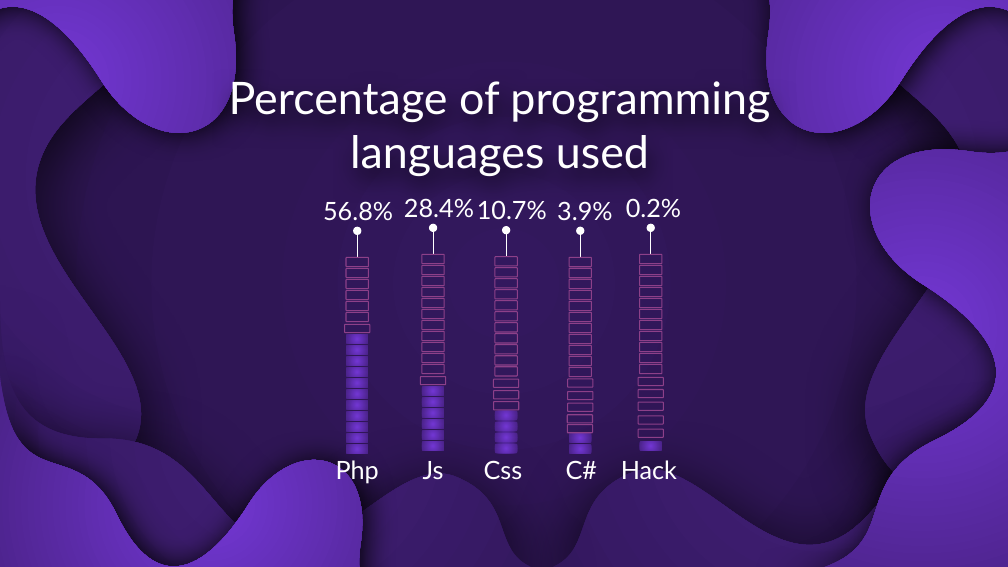
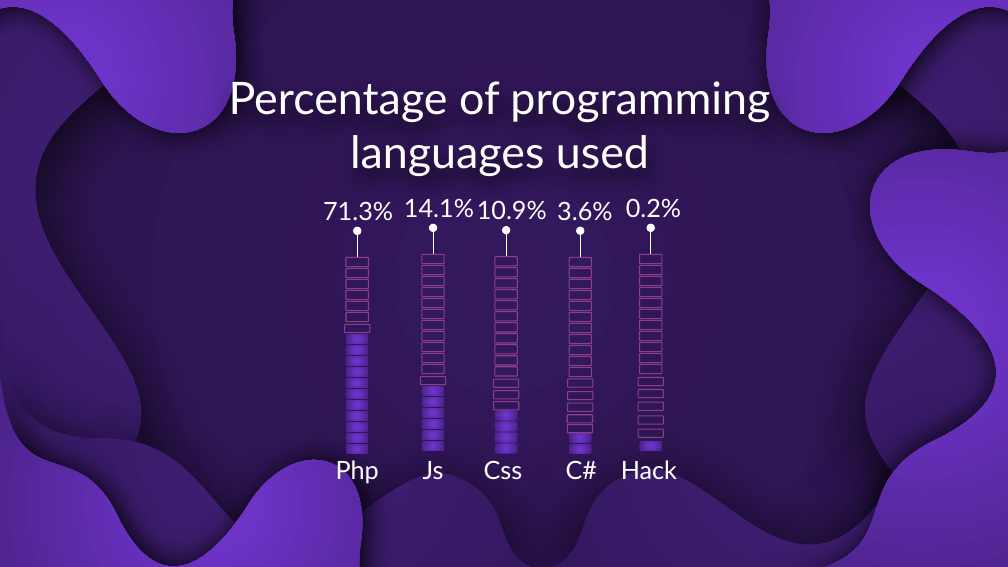
Before and after one commit to SzaboZoltan11/book-shop-website, a slide deck: slide 14 of BookShop_presentation.pptx. Drawn at 1008x567 pixels with LibreOffice and Linux fonts; fonts in the diff are those of the drawing. Boxes give left, top, right and bottom in pixels: in the first picture for what was removed or moved away, otherwise in the second. Text is boxed around its words. In the diff, an @@ line names an element or a change of style, - is before the commit and + after.

```diff
--- a/BookShop_presentation.pptx
+++ b/BookShop_presentation.pptx
@@ text at <box>323,201,393,221</box>: text changed @@
-56.8%
+71.3%
@@ text at <box>404,198,474,218</box>: text changed @@
-28.4%
+14.1%
@@ text at <box>477,200,547,220</box>: text changed @@
-10.7%
+10.9%
@@ text at <box>557,201,612,221</box>: text changed @@
-3.9%
+3.6%
```
Also in this commit, not shown: 2 other slides changed, 1 other file.
